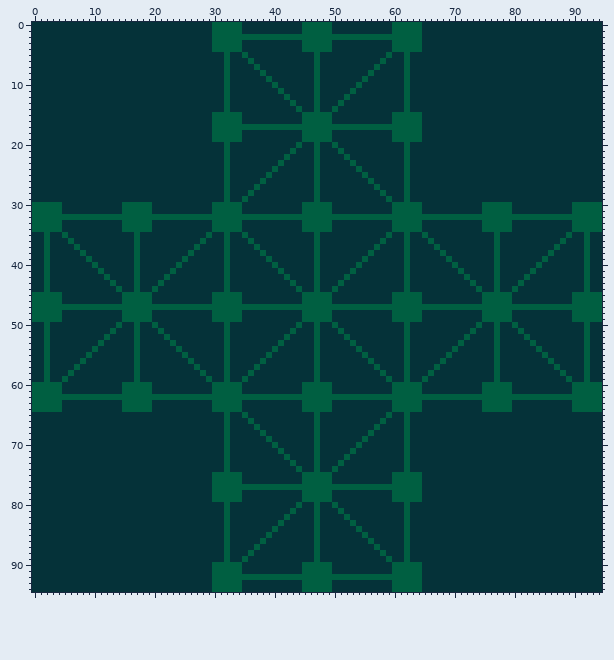
Pixel-art file -- assets/aseprite/board.aseprite. The picture above was drawn from the file before the commit.
95x95 pixels, 1 frame.
The same view after the edit:
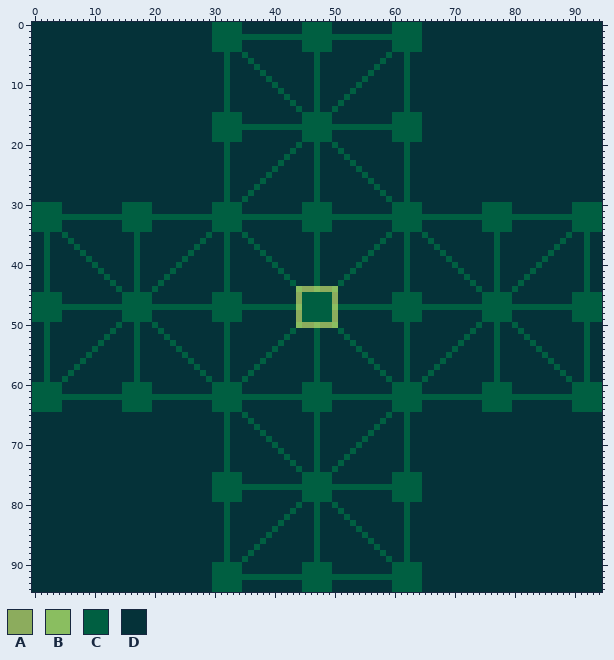
Palette (. is transparent): A #8cac5d  B #8abe60  C #005f41  D #053239
From old to new:
{"change": "layer \"Board\" added"}
{"change": "layer \"Highlight\" added"}
{"change": "layer \"Layer 1\" removed"}
{"where": "layer \"Highlight\""}
{"y":44,"x":44,"old":"CDDCDDC","new":"BAABAAB"}
{"y":45,"x":44,"old":"D","new":"A"}
{"y":45,"x":50,"old":"D","new":"A"}
{"y":46,"x":44,"old":"D","new":"A"}
{"y":46,"x":50,"old":"D","new":"A"}
{"y":47,"x":44,"old":"C","new":"B"}
{"y":47,"x":50,"old":"C","new":"B"}
{"y":48,"x":44,"old":"D","new":"A"}
{"y":48,"x":50,"old":"D","new":"A"}
{"y":49,"x":44,"old":"D","new":"A"}
{"y":49,"x":50,"old":"D","new":"A"}
{"y":50,"x":44,"old":"CDDCDDC","new":"BAABAAB"}
{"label":"changed","picture_box":[296,286,338,328]}
